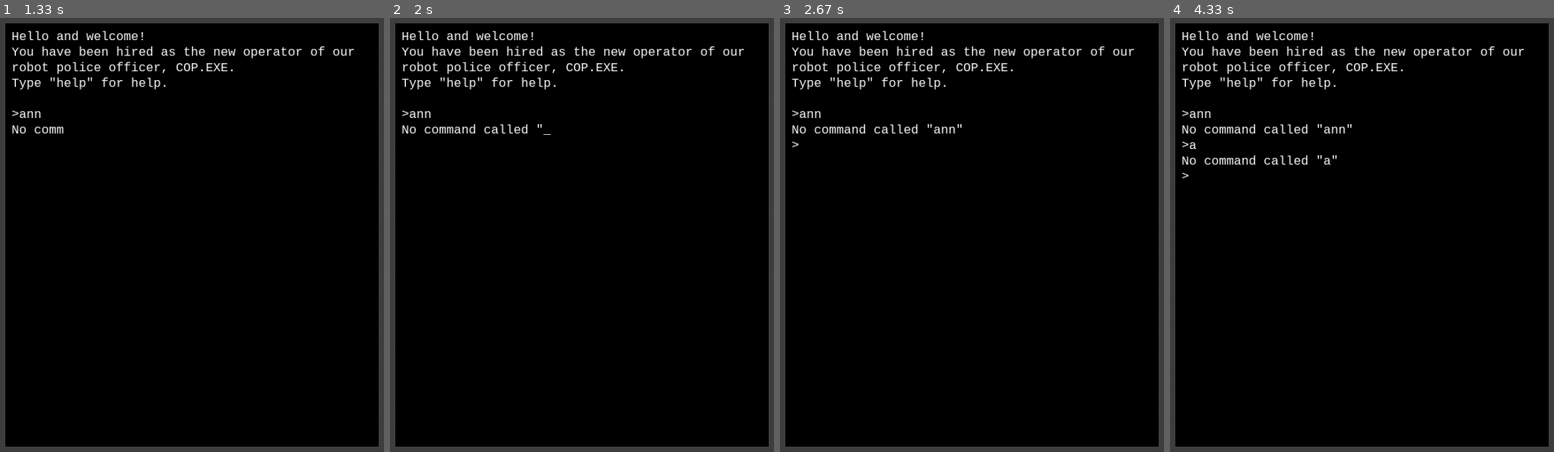
Above: before the commit, frames 1-4 (left to right).
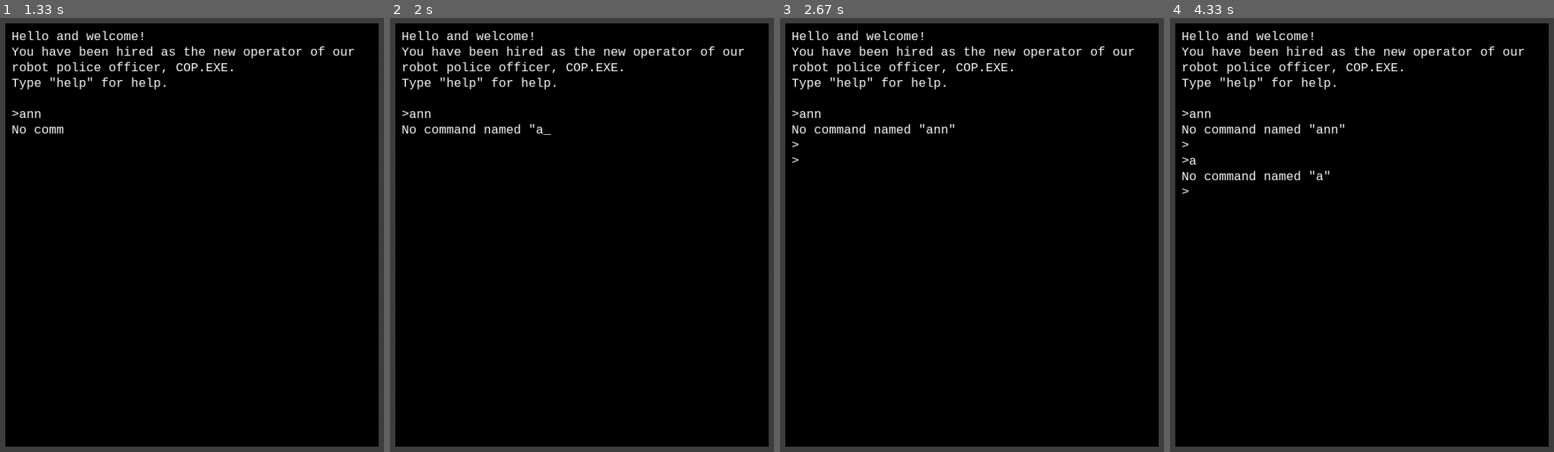
Above: after the commit, the same moments.

Repository: Gaming32/COP.EXE
Game: pygame game, started from cop_exe/__main__.py
Same seed, same stepped clock (60 frames per second), same inputs: the game is played once before the commit and once after it.
Inputs:
- Up to frame 1 (1.33 s): tap Enter at 0.33, 1 s; type "ann" at 0.67 s
- Up to frame 2 (2 s): no input
- Up to frame 3 (2.67 s): tap Enter at 2.22 s
- Up to frame 4 (4.33 s): type "a" at 3.65 s; tap Enter at 3.78 s; tap Space at 4.2 s

Frame 1 is identical in both runs. In frame 2, 0.2% of the frame differs, in the area x 24-40%, y 24-27%; in frame 3, 0.2%; in frame 4, 1.0%, in the area x 3-48%, y 24-41%.

Commit message:
change text

Diff:
--- a/cop_exe/__main__.py
+++ b/cop_exe/__main__.py
@@ -79,7 +79,7 @@
                         elif command[0] == 'credits':
                             execute(box.slow_print, CREDITS)
                         else:
-                            execute(box.slow_print, f'No command called "{command[0]}"')
+                            execute(box.slow_print, f'No command named "{command[0]}"')
         elif event.type == TEXTINPUT and global_vars.allow_typing:
             box.text[-1] += event.text
         elif event.type == KEYUP:
